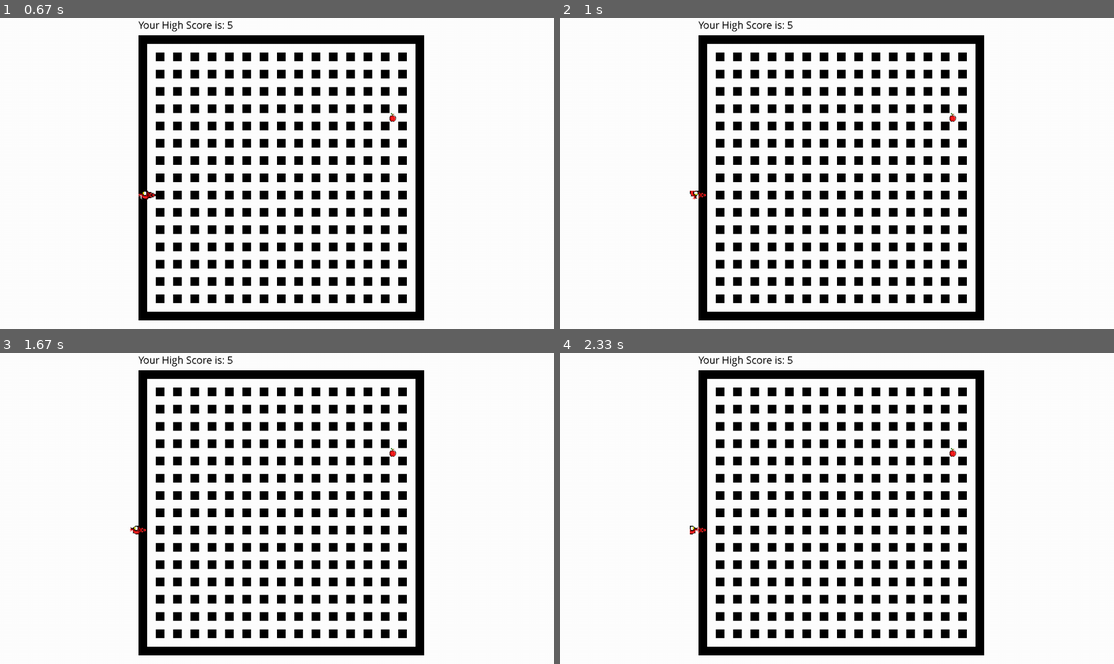
Above: before the commit, frames 1-4 (two rows, left to right).
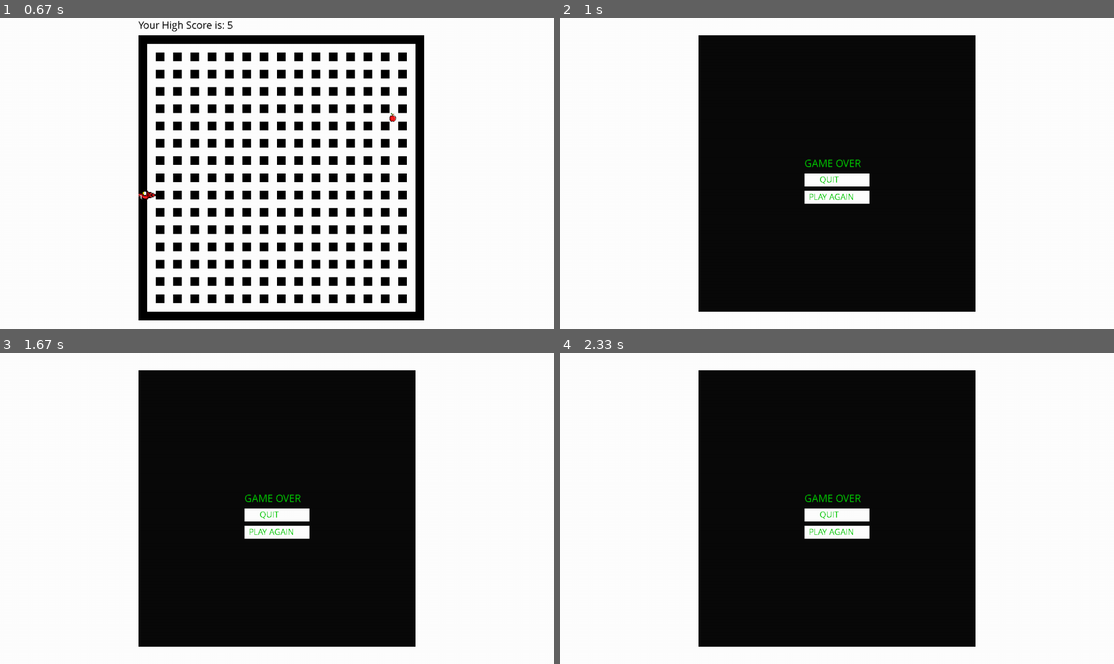
Above: after the commit, the same moments.

Repository: Deuzmo/SnakePythonGame
Game: pygame game, started from driver.py
Same seed, same stepped clock (60 frames per second), same inputs: the game is played once before the commit and once after it.
Inputs:
- Up to frame 1 (0.67 s): hold Left from 0.33 s (still down)
- Up to frame 2 (1 s): release Left at 0.87 s; hold Down from 0.9 s (still down)
- Up to frame 3 (1.67 s): release Down at 1.2 s; hold Left 1.23-1.63 s
- Up to frame 4 (2.33 s): hold Up 1.67-2.03 s; hold Right from 2.07 s (still down)

Frame 1 is identical in both runs. In frame 2, 36% of the frame differs, in the area x 23-77%, y 0-98%; in frame 3, 36%; in frame 4, 36%.

Commit message:
Display buttons upon loss

Diff:
--- a/board.py
+++ b/board.py
@@ -17,6 +17,30 @@
     score_sec.update(new_score)
     screen.blit(score_sec.text, (320,0))
 
+# Displays Game Over view
+# TODO: Fix fitment of text
+def game_over():
+    # Black out screen
+    screen.fill(pygame.Color(255, 255, 255, 255))
+    pygame.draw.rect(screen, (10,10,10,10), [320,40,640,640])
+
+    # Draw game over
+    txt = pygame.font.SysFont('Comic Sans MS', 25)
+    res = txt.render('GAME OVER', False, (0,200,0))
+    screen.blit(res, (565,320))
+
+    # Draw buttons
+    pygame.draw.rect(screen, (255, 255, 255, 255), [565,360,150,30])
+    pygame.draw.rect(screen, (255, 255, 255, 255), [565,400,150,30])
+
+    # Draw button text
+    txt = pygame.font.SysFont('Comic Sans MS', 20)
+    res = txt.render('QUIT', False, (0,200,0))
+    screen.blit(res, (600,360))
+    res = txt.render('PLAY AGAIN', False, (0,200,0))
+    screen.blit(res, (575,400))
+
+    pygame.display.update()
 
 
 # keeps screen printed until game is quit
--- a/driver.py
+++ b/driver.py
@@ -35,33 +35,40 @@
             s.handle_keys(event)
 
         board.displayboard()
-        s.move()
 
-        # testing
-        # print("Head")
-        # print(s.getheadpos())
-        # print("Food")
-        # print(f.position)
-        # testing
+        # Return something to signify valid move
+        bad_move = s.move()
+        if bad_move:
+            board.game_over()
+            mouse = pygame.mouse.get_pos()
+            print(event)
+            print(mouse)
+        else:
+            # testing
+            # print("Head")
+            # print(s.getheadpos())
+            # print("Food")
+            # print(f.position)
+            # testing
 
-        if s.getheadpos() == f.position:
-            s.length += 1
-            curr_score += 1
-            f.randpos()
-            if curr_score > score.score:
-                # set new high score on screen
-                board.update_score(curr_score)
-        # Handle Events
+            if s.getheadpos() == f.position:
+                s.length += 1
+                curr_score += 1
+                f.randpos()
+                if curr_score > score.score:
+                    # set new high score on screen
+                    board.update_score(curr_score)
+            # Handle Events
 
-        # case/switch for up,down,left,right
-        # add appropriate offset to snake coords (head)
-        f.draw(board.screen)
-        s.draw(board.screen, f)
-        # Boundary check snake -> Edges and self
-        # Check if snake ate food -> Increase snake length, move food coord
-        # Update board
+            # case/switch for up,down,left,right
+            # add appropriate offset to snake coords (head)
+            f.draw(board.screen)
+            s.draw(board.screen, f)
+            # Boundary check snake -> Edges and self
+            # Check if snake ate food -> Increase snake length, move food coord
+            # Update board
 
-        pygame.display.update()
+            pygame.display.update()
 
     # Game Over
     pygame.quit()
--- a/snake.py
+++ b/snake.py
@@ -49,15 +49,18 @@
         new = (current[0] + x * GRID_SIZE, current[1] + y * GRID_SIZE)
         if len(self.positions) > 3 and new in self.positions[2:]:
             print("Oh no!")
+            return True
         elif (self.positions[0][0] < 320 #adds functionality that prevents snek from moving beyond boarder
             or self.positions[0][0] > 960
             or self.positions[0][1] < 40
             or self.positions[0][1] > 680):
             print("Speelsh!")
+            return True
         else:
             self.positions.insert(0, new)
             if self.length < len(self.positions):
                 self.positions.pop()
+            return False
 
     def draw(self, board, food):
         # this first 3 lines would be used to properly render the head according to the food position.
